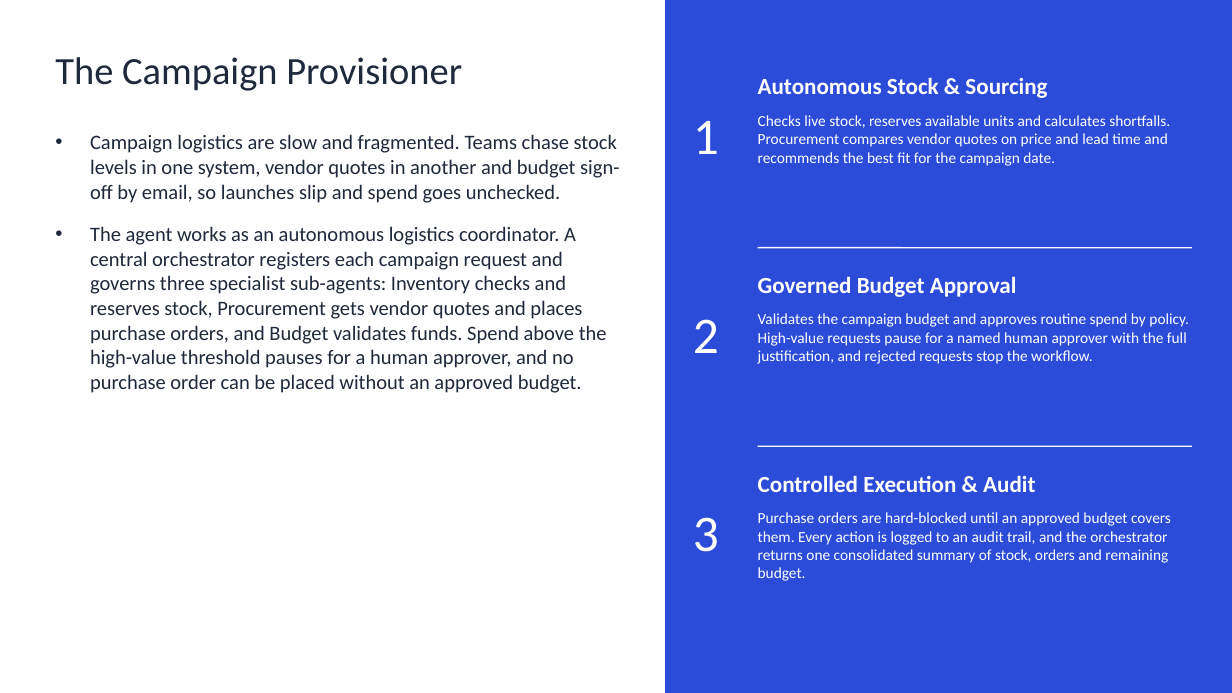
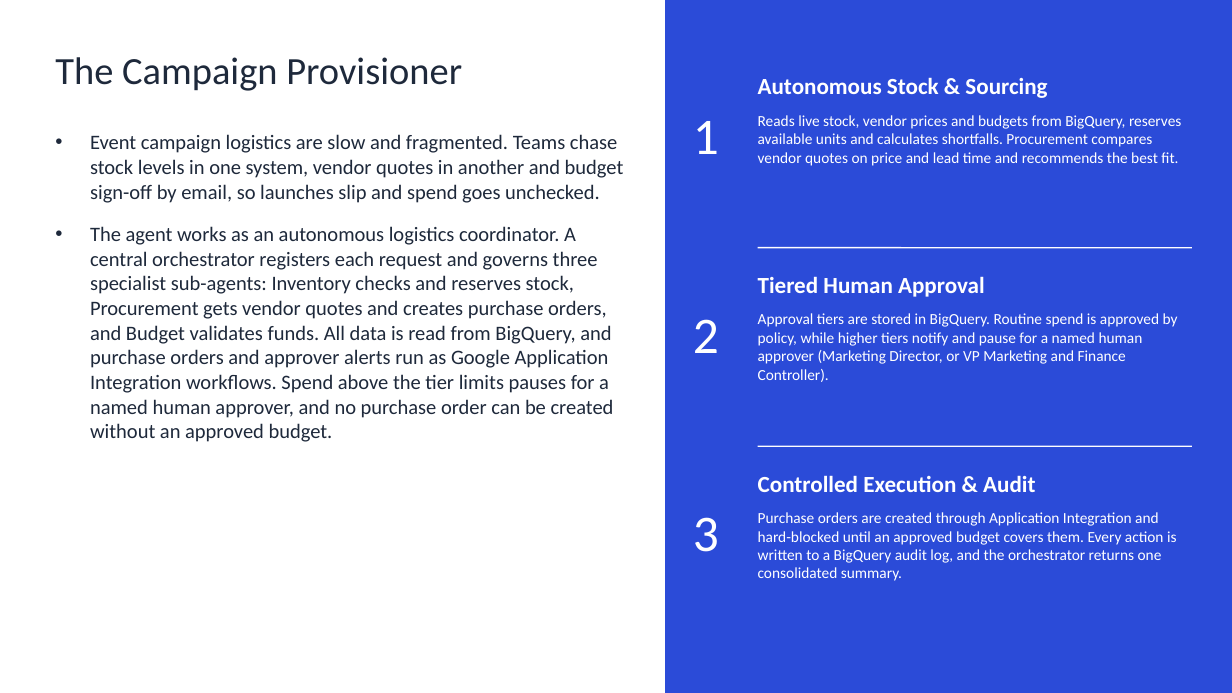
Before and after one commit to DasBalvinderDas/market-campaign-agent, a slide deck: slide 2 of docs/Campaign_Provisioner_Management_Deck.pptx. Drawn at 1232x693 pixels with LibreOffice and Linux fonts; fonts in the diff are those of the drawing. Boxes give left, top, right and bottom in pixels: in the first picture for what was removed or moved away, otherwise in the second. Text is boxed around its words. In the diff, an @@ line names an element or a change of style, - is before the commit and + after.

```diff
--- a/docs/Campaign_Provisioner_Management_Deck.pptx
+++ b/docs/Campaign_Provisioner_Management_Deck.pptx
@@ text at (x1=758, y1=115, x2=1181, y2=166): text changed @@
-Checks live stock, reserves available units and calculates shortfalls. Procurement compares vendor quotes on price and lead time and recommends the best fit for the campaign date.
+Reads live stock, vendor prices and budgets from BigQuery, reserves available units and calculates shortfalls. Procurement compares vendor quotes on price and lead time and recommends the best fit.
@@ text at (x1=90, y1=134, x2=624, y2=442): text changed @@
-• Campaign logistics are slow and fragmented. Teams chase stock levels in one system, vendor quotes in another and budget sign-off by email, so launches slip and spend goes unchecked.
-• The agent works as an autonomous logistics coordinator. A central orchestrator registers each campaign request and governs three specialist sub-agents: Inventory checks and reserves stock, Procurement gets vendor quotes and places purchase orders, and Budget validates funds. Spend above the high-value threshold pauses for a human approver, and no purchase order can be placed without an approved budget.
+• Event campaign logistics are slow and fragmented. Teams chase stock levels in one system, vendor quotes in another and budget sign-off by email, so launches slip and spend goes unchecked.
+• The agent works as an autonomous logistics coordinator. A central orchestrator registers each request and governs three specialist sub-agents: Inventory checks and reserves stock, Procurement gets vendor quotes and creates purchase orders, and Budget validates funds. All data is read from BigQuery, and purchase orders and approver alerts run as Google Application Integration workflows. Spend above the tier limits pauses for a named human approver, and no purchase order can be created without an approved budget.
@@ text at (x1=758, y1=276, x2=985, y2=297): text changed @@
-Governed Budget Approval
+Tiered Human Approval
@@ text at (x1=758, y1=313, x2=1178, y2=382): text changed @@
-Validates the campaign budget and approves routine spend by policy. High-value requests pause for a named human approver with the full justification, and rejected requests stop the workflow.
+Approval tiers are stored in BigQuery. Routine spend is approved by policy, while higher tiers notify and pause for a named human approver (Marketing Director, or VP Marketing and Finance Controller).
@@ text at (x1=758, y1=512, x2=1177, y2=581): text changed @@
-Purchase orders are hard-blocked until an approved budget covers them. Every action is logged to an audit trail, and the orchestrator returns one consolidated summary of stock, orders and remaining budget.
+Purchase orders are created through Application Integration and hard-blocked until an approved budget covers them. Every action is written to a BigQuery audit log, and the orchestrator returns one consolidated summary.
```
Also in this commit, not shown: 2 other slides changed, 2 other files.
